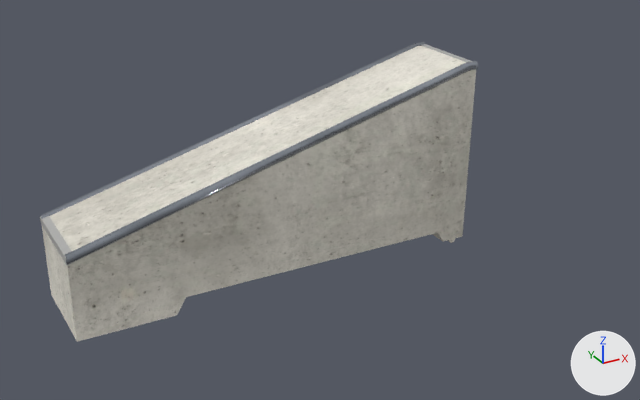
Before and after pictures for a commit that changed the glTF model public/katalog/modelle/ledge-kurz-98l.gltf.
Both versions are drawn from a 50 mm lens placed at (-1.67, -3.56, 2.07), pointed at (0.31, 0.06, 0.27). Every picture has the same lights, and +X, +Y and +Z are marked at lower right. The picture after the commit comes second. Vertices at exactly the same position are counted once.

Objects in the first picture: 'SK1794_Ledge_kurz-98L.001'.
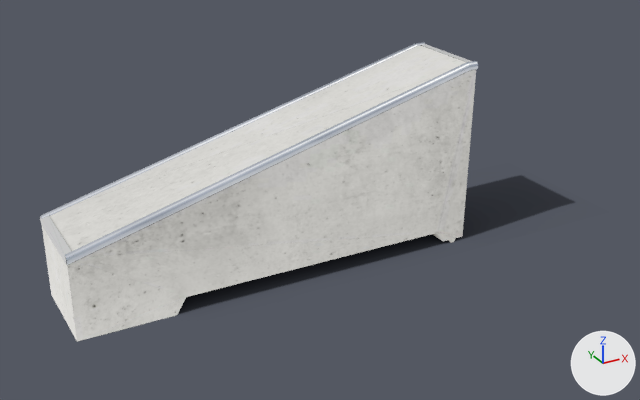
The change in detail:
Picture 'ledge-kurz-98l_licht' (img_ledge_kurz_98l_licht) is new.
Picture 'ledge-kurz-98l_schatten' (img_ledge_kurz_98l_schatten) is new.
Material 'Stahl_web.025' (mat_stahl_web_025) is new.
Uses the picture img_ledge_kurz_98l_licht.
Material 'Kantenwinkel_web.013' (mat_kantenwinkel_web_013) is new.
Uses the picture img_ledge_kurz_98l_licht.
Material 'Beton_web.034' (mat_beton_web_034) is new.
Uses the picture img_ledge_kurz_98l_licht.
Material 'Schatten.032' (mat_schatten_032) is new.
Uses the picture img_ledge_kurz_98l_schatten.
me_sk1794_ledge_kurz_98l_001 has 339 vertices, 567 faces and spans x -1.03..1.03, y -0.24..0.24, z 0.0..0.96.
me_sk1794_ledge_kurz_98l_001 is used by ob_sk1794_ledge_kurz_98l_001; location (0.0, 0.0, 0.0).
me_sk1794_ledge_kurz_98l_001 part 1: 50 faces spanning x -1.03..1.03, y -0.23..0.23, z 0.0..0.95 switch from mat_beton_web_072 to mat_beton_web_034.
me_sk1794_ledge_kurz_98l_001 part 2: 509 faces spanning x -1.03..1.03, y -0.24..0.24, z 0.36..0.96 switch from mat_stahl_web_057 to mat_stahl_web_025.
me_sk1794_ledge_kurz_98l_001 part 3: 8 faces spanning x -1.03..1.03, y -0.23..0.23, z 0.37..0.95 switch from mat_kantenwinkel_web_046 to mat_kantenwinkel_web_013.
Mesh me_schatten is new.
It has 4 vertices, 2 faces and spans x -1.06..1.96, y -0.35..0.53, z 0.0.
It uses material mat_schatten_032.
Object 'Schatten' (ob_schatten) is new; it shows me_schatten.
Its location is (0.0, 0.0, 0.0).

What differs and where, as boxes [x1, y1, x2, y2] in the pictures (640 x 400 px):
'Schatten', added
    after: [80, 176, 574, 341]
part 1 of me_sk1794_ledge_kurz_98l_001, recoloured (lighter)
    both: [42, 45, 476, 342]
part 2 of me_sk1794_ledge_kurz_98l_001, recoloured
    both: [40, 42, 478, 265]
part 3 of me_sk1794_ledge_kurz_98l_001, recoloured
    both: [40, 44, 472, 265]
